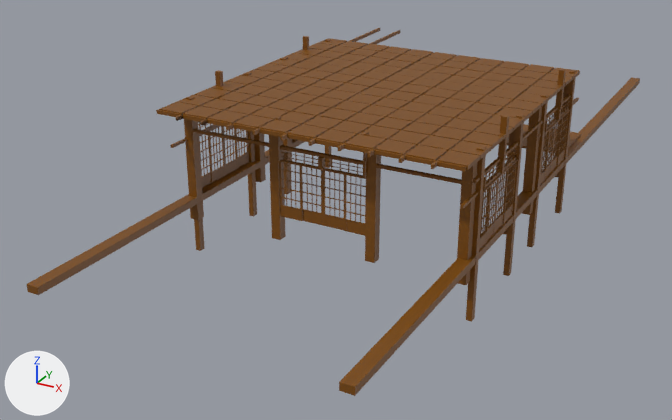
The OBJ model resources/game/model/doujou_wood.obj: old version first, new version second.
Before and after are seen from a camera (50 mm lens) standing at (684.0, -1439.0, 536.0) and looking at (-108.0, 1.0, -184.0). Every picture has the same lights, and +X, +Y and +Z are marked at lower left. The picture after the commit comes second. Where no turn or scale is listed for an object, it has been applied to the vertices. Vertices at exactly the same position are counted once.

Before the edit, the objects in view are built like this:
```python
me_立方体_034 = bpy.data.meshes.new('立方体.034')
me_立方体_034.from_pydata(...)  # 4648 vertices, 7340 faces; spans x -272.0..267.0, y -627.0..883.0, z -203.0..104.0
me_立方体_034.materials.append(mat_マテリアル_100)  # picture img_wood_tate_png
ob_立方体_034 = bpy.data.objects.new('立方体.034', me_立方体_034)
ob_立方体_034.location = (0.0, 0.0, 0.0)
```
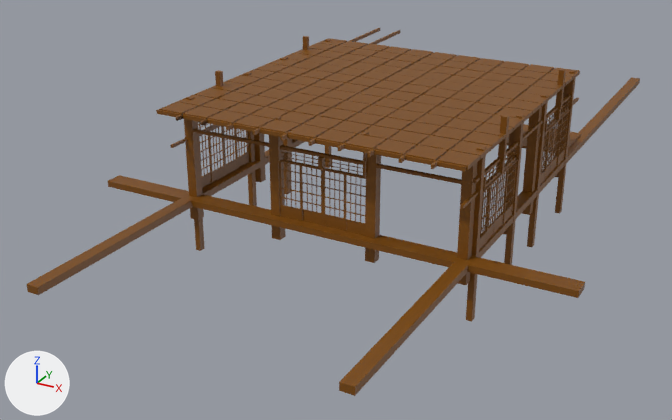
Boxes [x1, y1, x2, y2] around the edits, measured in the pictures (672 x 420 px):
part 1 of me_立方体_034, added: after [108, 175, 585, 298]

What the commit changed:
me_立方体_034 is used by ob_立方体_034; location (0.0, 0.0, 0.0).
me_立方体_034 had 4648 vertices, 7340 faces and spanned x -272.0..267.0, y -627.0..883.0, z -203.0..104.0.
me_立方体_034 now has 4656 vertices, 7352 faces and spans x -428.0..428.0, y -627.0..883.0, z -203.0..104.0.
me_立方体_034 part 1: a new loose piece, a box spanning x -428.0..428.0, y -270.0..-238.0, z -102.0..-91.0, in mat_マテリアル_100 (picture img_wood_tate_png).
